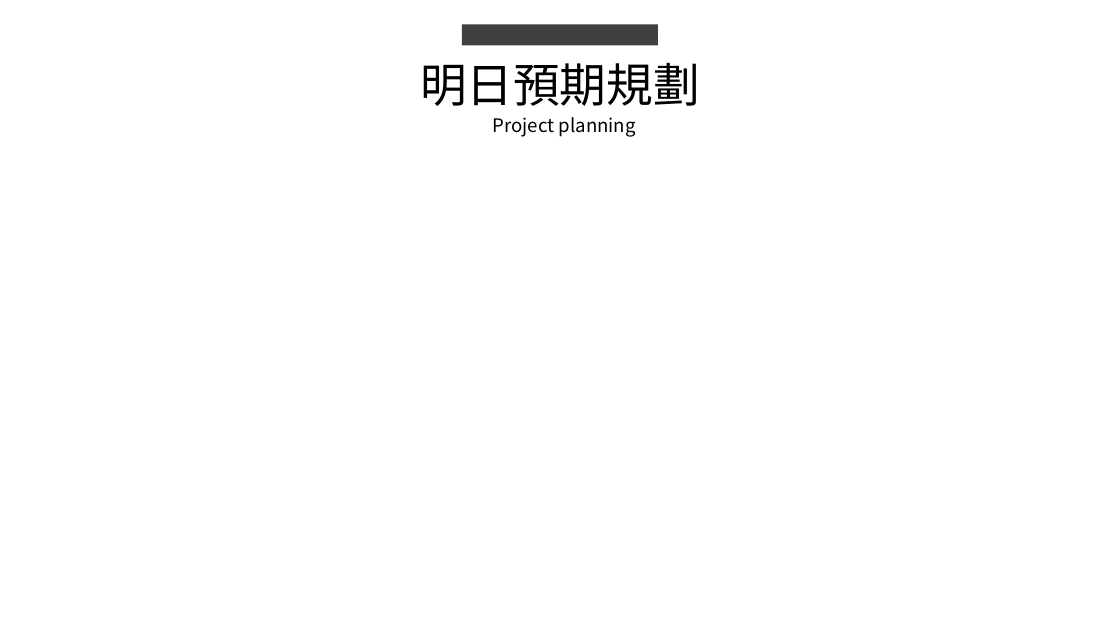
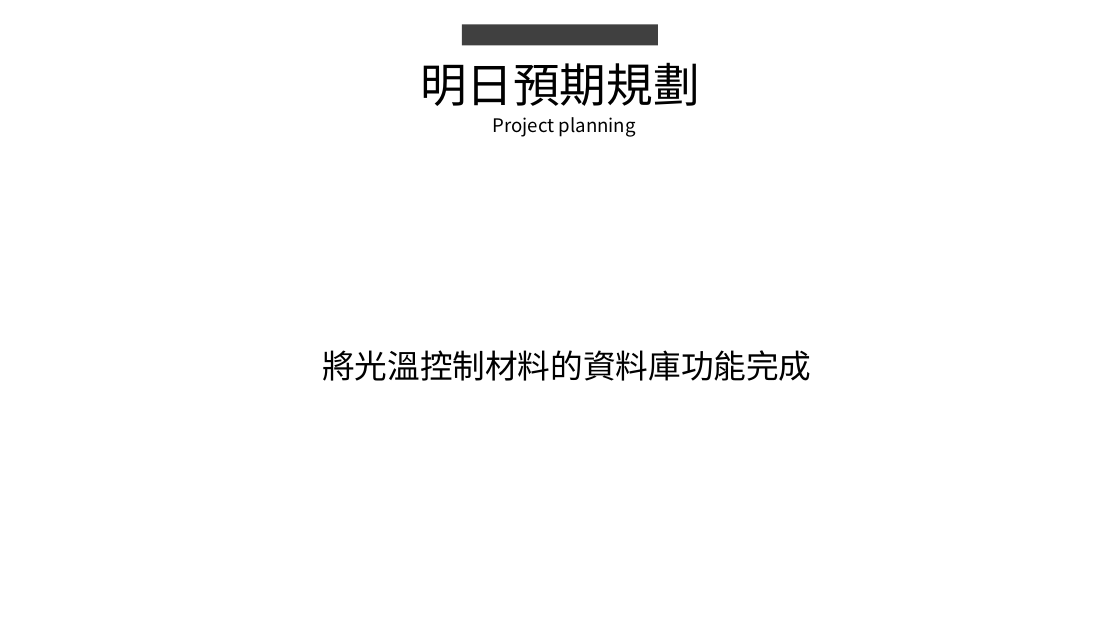
Before and after one commit to king637324/KnowledgeGreenhouseSystem, a slide deck: slide 5 of 工作日報_葉柏漢/2021.08/2021.08.25(加班)~2021.08.26工作日報_葉柏漢.pptx (slide 4 before the commit). Drawn at 1120x630 pixels with LibreOffice and Linux fonts; fonts in the diff are those of the drawing. Boxes give left, top, right and bottom in pixels: in the first picture for what was removed or moved away, otherwise in the second. Text is boxed around its words. In the diff, an @@ line names an element or a change of style, - is before the commit and + after.

```diff
--- a/工作日報_葉柏漢/2021.08/2021.08.25(加班)~2021.08.26工作日報_葉柏漢.pptx
+++ b/工作日報_葉柏漢/2021.08/2021.08.25(加班)~2021.08.26工作日報_葉柏漢.pptx
@@ text added at (322,350,811,381), 28 pt, text #000000 @@
+將光溫控制材料的資料庫功能完成
```
Also in this commit, not shown: 1 other slide changed, 1 slide added, 4 other files.
